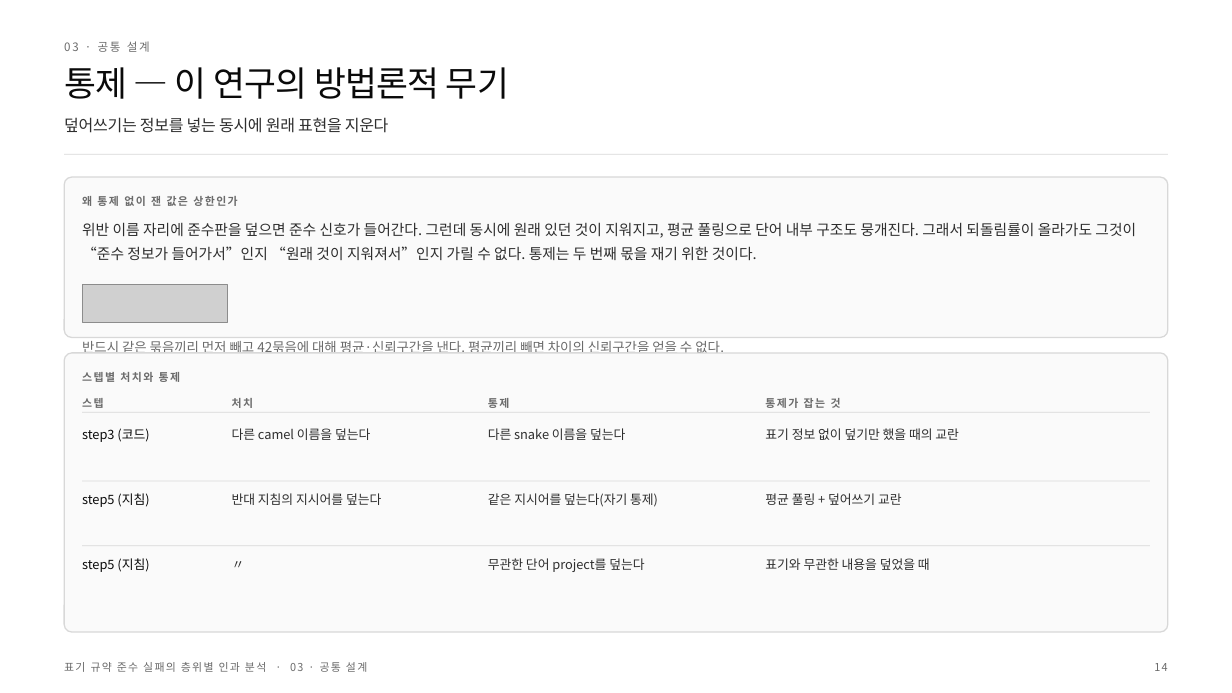
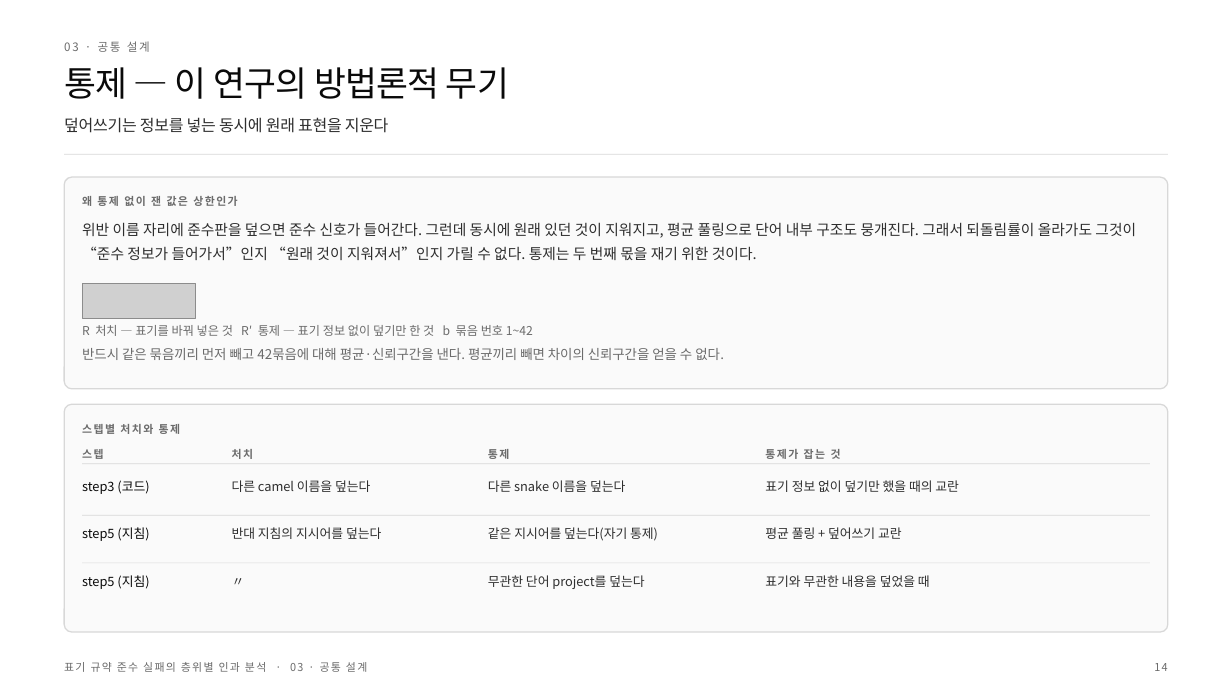
Before and after one commit to deanjs/HCLT_2026, a slide deck: slide 14 of docs/발표/HCLT2026_논문정리.pptx. Drawn at 1232x693 pixels with LibreOffice and Linux fonts; fonts in the diff are those of the drawing; grey boxes stand for pictures. Boxes give left, top, right and bottom in pixels: in the first picture for what was removed or moved away, otherwise in the second. Text is boxed around its words. In the diff, an @@ line names an element or a change of style, - is before the commit and + after.

```diff
--- a/docs/발표/HCLT2026_논문정리.pptx
+++ b/docs/발표/HCLT2026_논문정리.pptx
@@ rounded rectangle: place and size @@
-rounded rectangle at [64,177,1167,338]
+rounded rectangle at [64,177,1167,389]
@@ rounded rectangle at [64,177,1167,389]: proportions changed @@
@@ picture: place and size @@
-picture at [82,285,227,322]
+picture at [82,284,196,319]
@@ text added at [82,325,533,336], 9.5 pt, text #6B6B6B @@
+R 처치 — 표기를 바꿔 넣은 것 R′ 통제 — 표기 정보 없이 덮기만 한 것 b 묶음 번호 1~42
@@ text "반드시 같은 묶음끼리 먼저 빼고 ...": place and size @@
-text "반드시 같은 묶음끼리 먼저 빼고 ..." at [82,341,724,353]
+text "반드시 같은 묶음끼리 먼저 빼고 ..." at [82,348,724,360]
@@ rounded rectangle at [64,405,1167,633]: proportions changed @@
@@ rounded rectangle: place and size @@
-rounded rectangle at [64,353,1167,632]
+rounded rectangle at [64,405,1167,633]
@@ 5 texts: place and size @@
-5 texts at [82,372,841,408]
+5 texts at [82,424,841,459]
@@ text "step3 (코드)": place and size @@
-text "step3 (코드)" at [82,428,149,442]
+text "step3 (코드)" at [82,480,149,494]
@@ rectangle: place and size @@
-rectangle at [82,481,1151,482]
+rectangle at [82,463,1151,464]
@@ text "표기 정보 없이 덮기만 했을 ...": place and size @@
-text "표기 정보 없이 덮기만 했을 ..." at [765,428,959,440]
+text "표기 정보 없이 덮기만 했을 ..." at [765,480,959,492]
@@ text at [232,480,370,492]: text changed @@
-다른 snake 이름을 덮는다
+다른 camel 이름을 덮는다
@@ text at [488,480,625,492]: text changed @@
-다른 camel 이름을 덮는다
+다른 snake 이름을 덮는다
@@ text "step5 (지침)": place and size @@
-text "step5 (지침)" at [82,493,149,507]
+text "step5 (지침)" at [82,527,149,541]
@@ rectangle: place and size @@
-rectangle at [82,412,1151,413]
+rectangle at [82,515,1151,516]
@@ text "반대 지침의 지시어를 덮는다": place and size @@
-text "반대 지침의 지시어를 덮는다" at [232,493,381,505]
+text "반대 지침의 지시어를 덮는다" at [232,527,381,539]
@@ text "같은 지시어를 덮는다(자기 통제)": place and size @@
-text "같은 지시어를 덮는다(자기 통제)" at [488,493,658,507]
+text "같은 지시어를 덮는다(자기 통제)" at [488,527,658,541]
@@ text "평균 풀링 + 덮어쓰기 교란": place and size @@
-text "평균 풀링 + 덮어쓰기 교란" at [765,493,902,505]
+text "평균 풀링 + 덮어쓰기 교란" at [765,527,902,539]
@@ text "step5 (지침)": place and size @@
-text "step5 (지침)" at [82,558,149,572]
+text "step5 (지침)" at [82,575,149,589]
@@ rectangle: place and size @@
-rectangle at [82,545,1151,546]
+rectangle at [82,563,1151,564]
@@ text "〃": place and size @@
-text "〃" at [232,561,245,567]
+text "〃" at [232,578,245,584]
@@ text "무관한 단어 project를 덮는다": place and size @@
-text "무관한 단어 project를 덮는다" at [488,558,644,572]
+text "무관한 단어 project를 덮는다" at [488,575,644,589]
@@ text "표기와 무관한 내용을 덮었을 때": place and size @@
-text "표기와 무관한 내용을 덮었을 때" at [765,558,930,570]
+text "표기와 무관한 내용을 덮었을 때" at [765,575,930,587]
```
Also in this commit, not shown: 10 other slides changed, 25 other files.
